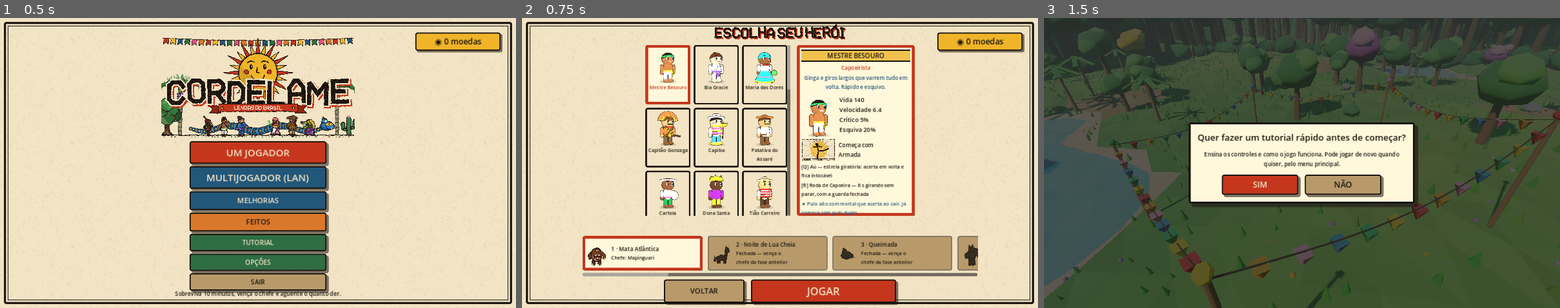
Above: before the commit, frames 1-3 (left to right).
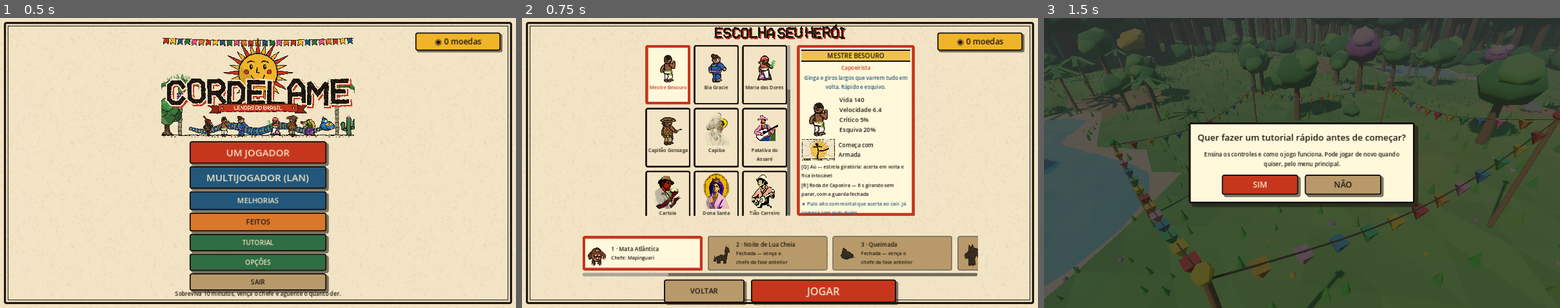
Above: after the commit, the same moments.

Repository: diogobennertz/cordel
Game: Godot game, scene res://scenes/World.tscn
The game is run twice, just before and just after one commit, with the same random seed, the same clock (stepped at 60 frames per second) and the same inputs.
Inputs:
- Up to frame 1 (0.5 s): no input
- Up to frame 2 (0.75 s): click "UM JOGADOR" at 0.5 s
- Up to frame 3 (1.5 s): click "JOGAR" at 1.25 s

Frame 1 is identical in both runs. In frame 2, 3.4% of the frame differs, in the area x 25-60%, y 11-66%; in frame 3, nothing differs.

Commit message:
Retratos de verdade pros 28 heróis desbloqueáveis, via IA local
Gerados com Stable Diffusion (kohbanye/pixel-art-style) rodando na CPU + rembg
pra remover fundo, substituindo o boneco 3D genérico que esses heróis usavam
antes. Corrigido também um bug real de import do Godot causado pelo limite de
260 caracteres do Windows no caminho do cache (maracatuzeiro/cangaceiro_chefe
renomeados pra nomes de arquivo mais curtos via Menus.APELIDO_ARQUIVO).

Co-Authored-By: Claude Sonnet 5 <noreply@anthropic.com>

Diff:
--- a/godot/project.godot
+++ b/godot/project.godot
@@ -8,7 +8,7 @@
 config/name="Cordelame"
 config/description="Esqueleto 2.5D: mundo 3D + bonecos de cordel chapados. Etapa 1 do PLANO-3D-STEAM."
 run/main_scene="res://scenes/World.tscn"
-config/features=PackedStringArray("4.2")
+config/features=PackedStringArray("4.3")
 config/icon="res://art/capoeirista.png"
 
 [autoload]
--- a/godot/scripts/Menus.gd
+++ b/godot/scripts/Menus.gd
@@ -630,9 +630,13 @@
 	vb.add_child(bs)
 
 # ---------------- gente do mapa: retrato, balão de fala e o que oferece ----------------
-# retrato: SEMPRE o boneco 3D de verdade, pra todo mundo ficar no mesmo estilo (nenhum herói
-# usa mais o retrato 2D desenhado à mão — ele existia só pros 6 primeiros e deixava diferente dos novos)
+# nome de arquivo mais curto pra quem tem o "id" comprido — o caminho completo do cache de import
+# do Godot pode passar dos 260 caracteres do Windows com o id inteiro (aconteceu de verdade aqui)
+const APELIDO_ARQUIVO := {"maracatuzeiro": "maracatu", "cangaceiro_chefe": "cangchefe"}
+# retrato: usa a arte 2D (desenhada à mão ou gerada) se já existir; senão cai pro boneco 3D ao vivo
 func _retrato_heroi(id: String, tam: Vector2) -> Control:
+	var arq: String = APELIDO_ARQUIVO.get(id, id)
+	if Tela.tex("s_" + arq): return Tela.imagem("s_" + arq, tam)
 	return _retrato3d(id, tam)
 
 # bicho/chefe: usa o retrato 2D se já existir; senão (chefes novos, tipo o Minhocão) mostra o boneco 3D
Binary file added: godot/art/cordel/s_angoleiro.png
Not shown, added: godot/art/cordel/s_angoleiro.png.import
Binary file added: godot/art/cordel/s_aviador.png
Not shown, added: godot/art/cordel/s_aviador.png.import
Binary file added: godot/art/cordel/s_bimba.png
Not shown, added: godot/art/cordel/s_bimba.png.import
Binary file added: godot/art/cordel/s_cangaceira.png
Not shown, added: godot/art/cordel/s_cangaceira.png.import
Binary file added: godot/art/cordel/s_cangchefe.png
Not shown, added: godot/art/cordel/s_cangchefe.png.import
Binary file added: godot/art/cordel/s_cantora.png
Not shown, added: godot/art/cordel/s_cantora.png.import
(and 45 more such lines)
